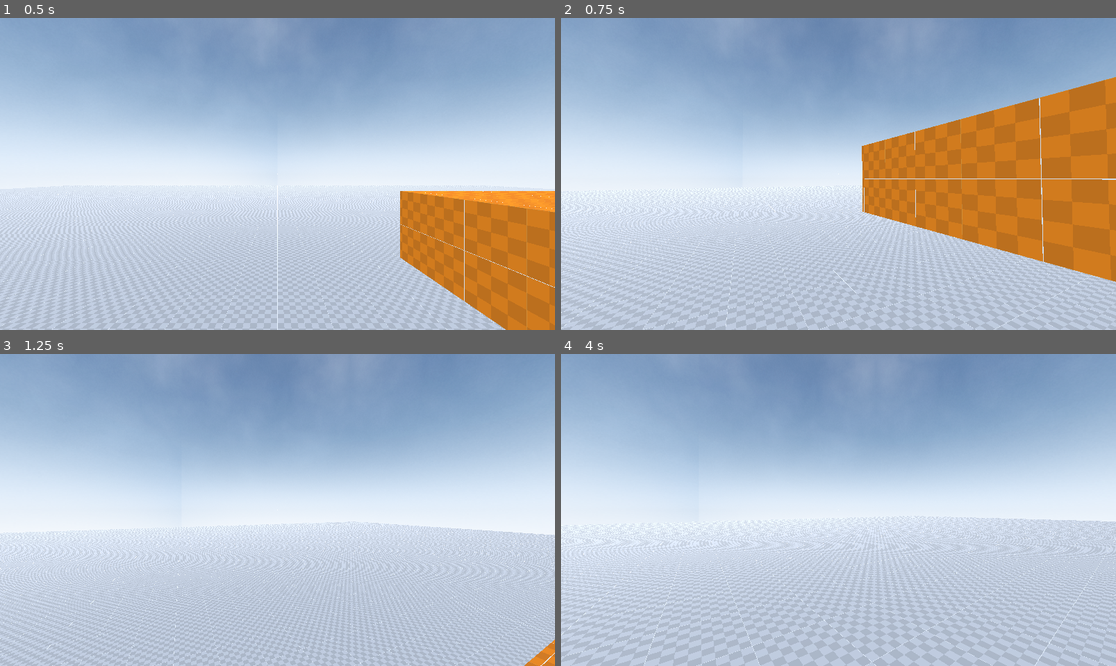
Above: before the commit, frames 1-4 (two rows, left to right).
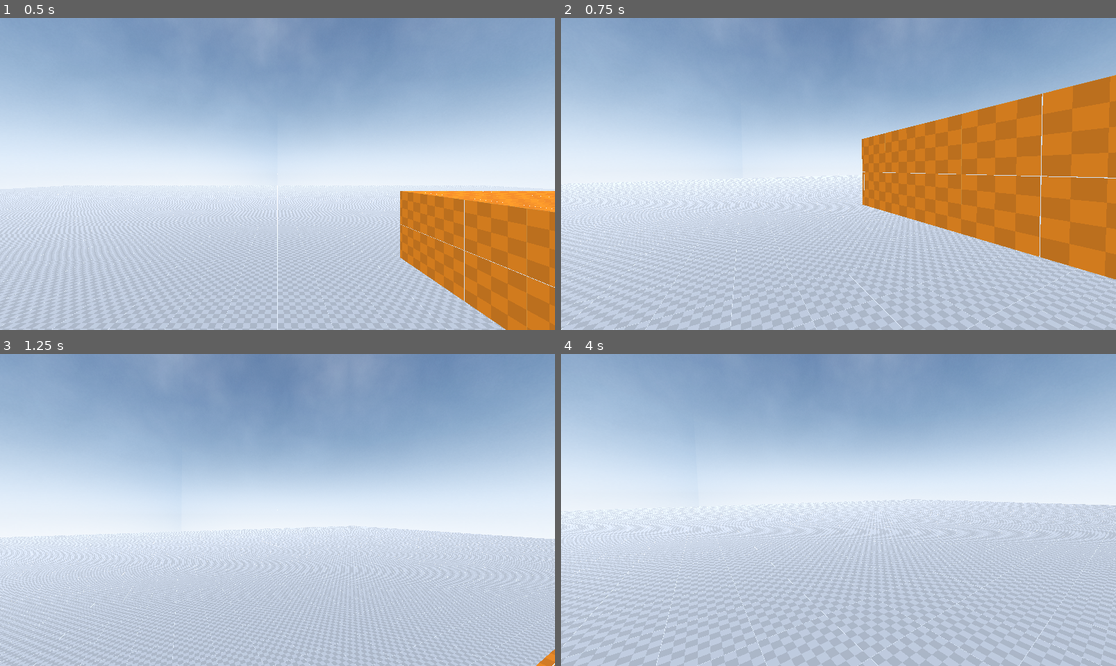
Above: after the commit, the same moments.

Repository: Emaleth/Anathema_old
Game: Godot game, scene res://world.tscn
Two runs of this game, one before a commit and one after it. Both use one fixed random seed, a clock stepped at 60 frames per second and the inputs below.
Inputs (mouse positions are in pixels of both pictures, inside the frame that each line leads up to):
- Up to frame 1 (0.5 s): no input
- Up to frame 2 (0.75 s): move the mouse to (866, 174) at 0.52 s; hold W (move_forward) from 0.53 s (still down); hold C (crouch) from 0.53 s (still down); click (866, 174) at 0.67 s
- Up to frame 3 (1.25 s): keep holding W (move_forward); keep holding C (crouch); tap Space (jump) at 0.77, 1.07 s; tap Shift (sprint) at 0.8 s
- Up to frame 4 (4 s): keep holding W (move_forward); move the mouse to (810, 510) at 1.27 s; release C (crouch) at 1.28 s; tap Shift (sprint) at 1.35, 3.05 s; click (810, 510) at 1.42 s; tap Space (jump) at 1.52, 1.55, 1.82, 3.02, 3.32 s; move the mouse to (849, 503) at 2.02 s; hold Space (jump) 2.03-2.78 s; click (849, 503) at 2.17 s; tap C (crouch) at 2.3, 2.85 s; move the mouse to (832, 516) at 2.77 s; click (832, 516) at 2.92 s; move the mouse to (877, 513) at 3.52 s; hold Space (jump) from 3.53 s (still down); click (877, 513) at 3.6 s

Frame 1 is identical in both runs. In frame 2, 8.4% of the frame differs, in the area x 0-100%, y 18-100%; in frame 3, 7.3%; in frame 4, 14%, in the area x 0-100%, y 23-100%.

Commit message:
Changes to be committed: 	modified:   source/actors/player/player.gd 	modified:   source/actors/player/player.tscn 	modified:   source/core/keybindings.gd 	modified:   source/core/settings.gd

Diff:
--- a/source/actors/player/player.gd
+++ b/source/actors/player/player.gd
@@ -7,12 +7,17 @@
 const JUMP_VELOCITY = 4.5
 const STANDING_HEAD_HEIGHT := 1.55
 const CROUCHING_HEAD_HEIGHT := 1.0
+const HEAD_TILT_DEGREES := 25.0
+const JUMP_GRACE_PERIOD := 1.0
+const STEP_LENGHT := 1.5
 
 var crouching := false
+var grounded := false
+var time_since_grounded := 0.0
+var current_speed := 0.0
+var gravity : float = ProjectSettings.get_setting("physics/3d/default_gravity")
+var last_step_position := Vector2.ZERO
 
-var current_speed := 5.0
-var gravity = ProjectSettings.get_setting("physics/3d/default_gravity")
-var step_time := 1.0
 var footstep_sounds := [
 	preload("res://assets/sounds/footsteps/footstep00.ogg"),
 	preload("res://assets/sounds/footsteps/footstep01.ogg"),
@@ -30,18 +35,26 @@
 @onready var camera := $Head/Camera3D
 @onready var footsteps_audio := $FootstepsAudio
 @onready var breathing_audio := $Head/BreathingAudio
-@onready var footstep_timer := $FootstepTimer
 @onready var animation_player := $AnimationPlayer
+@onready var standing_collision_shape := $StandingCollisionShape
+@onready var crouching_collision_shape := $CrouchingCollisionShape
+@onready var head_raycast := $Head/RayCast3D
+@onready var feet_raycast := $RayCast3D
+@onready var viewport_size : Vector2 = get_viewport().size
 
 var head_tilt := 0.0
-var head_tilt_degrees := 5.0
+var last_in_air_velocity := 0.0
+
 
 func _ready():
 	Input.mouse_mode = Input.MOUSE_MODE_CAPTURED
-	footstep_timer.timeout.connect(footsteps)
 
 
 func _physics_process(delta):
+	check_is_on_floor(delta)
+	tilt_head()
+	footsteps()
+
 	if not is_on_floor():
 		velocity.y -= gravity * delta
 
@@ -50,10 +63,15 @@
 	else:
 		crouching = false
 
-	if Input.is_action_pressed("jump") and is_on_floor():
+	if Input.is_action_pressed("jump") and grounded:
+		grounded = false
 		animation_player.play("jump")
 		velocity.y = JUMP_VELOCITY
-
+	if not is_on_floor() and velocity.y < 0:
+		last_in_air_velocity = velocity.y
+	if is_on_floor() and last_in_air_velocity < 0:
+		animation_player.play("land")
+		last_in_air_velocity = 0
 	var input_dir = Input.get_vector("move_left", "move_right", "move_forward", "move_backward")
 	var direction = (transform.basis * Vector3(input_dir.x, 0, input_dir.y)).normalized()
 	if direction:
@@ -65,36 +83,57 @@
 
 	move_and_slide()
 
-	camera.rotation_degrees.z = lerp(camera.rotation_degrees.z, head_tilt_degrees * sign(head_tilt), 0.1)
-	head_tilt = 0.0
-
 	if crouching:
 		current_speed = CROUCHING_SPEED
 		head.position.y = lerp(head.position.y, CROUCHING_HEAD_HEIGHT, 0.3)
-		$StandingCollisionShape.set_deferred("disabled", true)
-		$CrouchingCollisionShape.set_deferred("disabled", false)
+		standing_collision_shape.set_deferred("disabled", true)
+		crouching_collision_shape.set_deferred("disabled", false)
 	else:
-		if not $Head/RayCast3D.is_colliding():
+		if not head_raycast.is_colliding():
 			head.position.y = lerp(head.position.y, STANDING_HEAD_HEIGHT, 0.3)
-			$StandingCollisionShape.set_deferred("disabled", false)
-			$CrouchingCollisionShape.set_deferred("disabled", true)
-			if Input.is_action_pressed("sprint") and is_on_floor():
+			standing_collision_shape.set_deferred("disabled", false)
+			crouching_collision_shape.set_deferred("disabled", true)
+			if Input.is_action_pressed("sprint") and grounded:
 				current_speed = SPRINTING_SPEED
 			else:
 				current_speed = RUNNING_SPEED
 
 func _input(event):
 	if event is InputEventMouseMotion:
-		rotate_y(event.relative.x * Settings.mouse_sensitivity * -1)
-		rotation_degrees.y = wrap(rotation_degrees.y, -180, 180)
-		camera.rotate_x(event.relative.y * Settings.mouse_sensitivity * -1)
-		if abs(event.relative.x) > 5.0:
+		rotate_camera(event.relative.y)
+		rotate_player(event.relative.x)
+		if abs(event.relative.x / viewport_size.x) > Settings.head_tilt_deadzone:
 			head_tilt = -event.relative.x
-		camera.rotation_degrees.x = clamp(camera.rotation_degrees.x, -90, 90)
+
+
+func check_is_on_floor(delta):
+	if feet_raycast.is_colliding() and velocity.y <= 0.0:
+		grounded = true
+	else:
+		time_since_grounded += delta
+		if time_since_grounded >= 0.5:
+			grounded = false
 
 
 func footsteps():
-	if is_on_floor() && velocity.length() > 0.0:
-		footsteps_audio.stream = footstep_sounds.pick_random()
-		footsteps_audio.play()
-	footstep_timer.start(step_time / current_speed)
+	if is_on_floor():
+		var current_position = Vector2(position.x, position.z)
+		if current_position.distance_squared_to(last_step_position) > pow(STEP_LENGHT, 2):
+			footsteps_audio.stream = footstep_sounds.pick_random()
+			footsteps_audio.play()
+			last_step_position = Vector2(position.x, position.z)
+
+
+func rotate_camera(event_relative_y : float):
+	head.rotate_x(event_relative_y * Settings.mouse_sensitivity * -1)
+	head.rotation_degrees.x = clamp(head.rotation_degrees.x, -90, 90)
+
+
+func rotate_player(event_relative_x : float):
+	rotate_y(event_relative_x * Settings.mouse_sensitivity * -1)
+	rotation_degrees.y = wrap(rotation_degrees.y, -180, 180)
+
+
+func tilt_head():
+	head.rotation_degrees.z = lerp(head.rotation_degrees.z, HEAD_TILT_DEGREES * sign(head_tilt), 0.1)
+	head_tilt = 0.0
--- a/source/actors/player/player.tscn
+++ b/source/actors/player/player.tscn
@@ -9,6 +9,33 @@
 [sub_resource type="CapsuleShape3D" id="CapsuleShape3D_ej0bd"]
 radius = 0.3
 height = 1.25
+
+[sub_resource type="Animation" id="Animation_ftmxe"]
+length = 0.001
+tracks/0/type = "value"
+tracks/0/imported = false
+tracks/0/enabled = true
+tracks/0/path = NodePath("Head/Camera3D:position")
+tracks/0/interp = 1
+tracks/0/loop_wrap = true
+tracks/0/keys = {
+"times": PackedFloat32Array(0),
+"transitions": PackedFloat32Array(1),
+"update": 0,
+"values": [Vector3(0, 0, 0)]
+}
+tracks/1/type = "value"
+tracks/1/imported = false
+tracks/1/enabled = true
+tracks/1/path = NodePath("Head/Camera3D:rotation")
+tracks/1/interp = 1
+tracks/1/loop_wrap = true
+tracks/1/keys = {
+"times": PackedFloat32Array(0),
+"transitions": PackedFloat32Array(1),
+"update": 0,
+"values": [Vector3(0, 0, 0)]
+}
 
 [sub_resource type="Animation" id="Animation_ofuhs"]
 resource_name = "jump"
@@ -38,8 +65,9 @@
 "values": [Vector3(0, 0, 0), Vector3(-0.0872665, 0, 0), Vector3(0, 0, 0)]
 }
 
-[sub_resource type="Animation" id="Animation_ftmxe"]
-length = 0.001
+[sub_resource type="Animation" id="Animation_2rupx"]
+resource_name = "land"
+length = 0.3
 tracks/0/type = "value"
 tracks/0/imported = false
 tracks/0/enabled = true
@@ -47,10 +75,10 @@
 tracks/0/interp = 1
 tracks/0/loop_wrap = true
 tracks/0/keys = {
-"times": PackedFloat32Array(0),
-"transitions": PackedFloat32Array(1),
+"times": PackedFloat32Array(0, 0.1, 0.3),
+"transitions": PackedFloat32Array(1, 1, 1),
 "update": 0,
-"values": [Vector3(0, 0, 0)]
+"values": [Vector3(0, 0, 0), Vector3(0, 0.1, 0), Vector3(0, 0, 0)]
 }
 tracks/1/type = "value"
 tracks/1/imported = false
@@ -59,16 +87,17 @@
 tracks/1/interp = 1
 tracks/1/loop_wrap = true
 tracks/1/keys = {
-"times": PackedFloat32Array(0),
-"transitions": PackedFloat32Array(1),
+"times": PackedFloat32Array(0, 0.1, 0.3),
+"transitions": PackedFloat32Array(1, 1, 1),
 "update": 0,
-"values": [Vector3(0, 0, 0)]
+"values": [Vector3(0, 0, 0), Vector3(-0.0872665, 0, 0), Vector3(0, 0, 0)]
 }
 
 [sub_resource type="AnimationLibrary" id="AnimationLibrary_twy8m"]
 _data = {
 "RESET": SubResource("Animation_ftmxe"),
-"jump": SubResource("Animation_ofuhs")
+"jump": SubResource("Animation_ofuhs"),
+"land": SubResource("Animation_2rupx")
 }
 
 [node name="Player" type="CharacterBody3D"]
@@ -89,9 +118,6 @@
 emission_angle_enabled = true
 emission_angle_degrees = 90.0
 
-[node name="FootstepTimer" type="Timer" parent="."]
-autostart = true
-
 [node name="Head" type="Marker3D" parent="."]
 transform = Transform3D(1, 0, 0, 0, 1, 0, 0, 0, 1, 0, 1, 0)
 
@@ -109,3 +135,6 @@
 libraries = {
 "": SubResource("AnimationLibrary_twy8m")
 }
+
+[node name="RayCast3D" type="RayCast3D" parent="."]
+target_position = Vector3(0, -0.1, 0)
--- a/source/core/settings.gd
+++ b/source/core/settings.gd
@@ -1,3 +1,4 @@
 extends Node
 
 var mouse_sensitivity := 0.007
+var head_tilt_deadzone := 0.05
Not shown: 1 places in source/actors/player/player.tscn that only renumber resources
